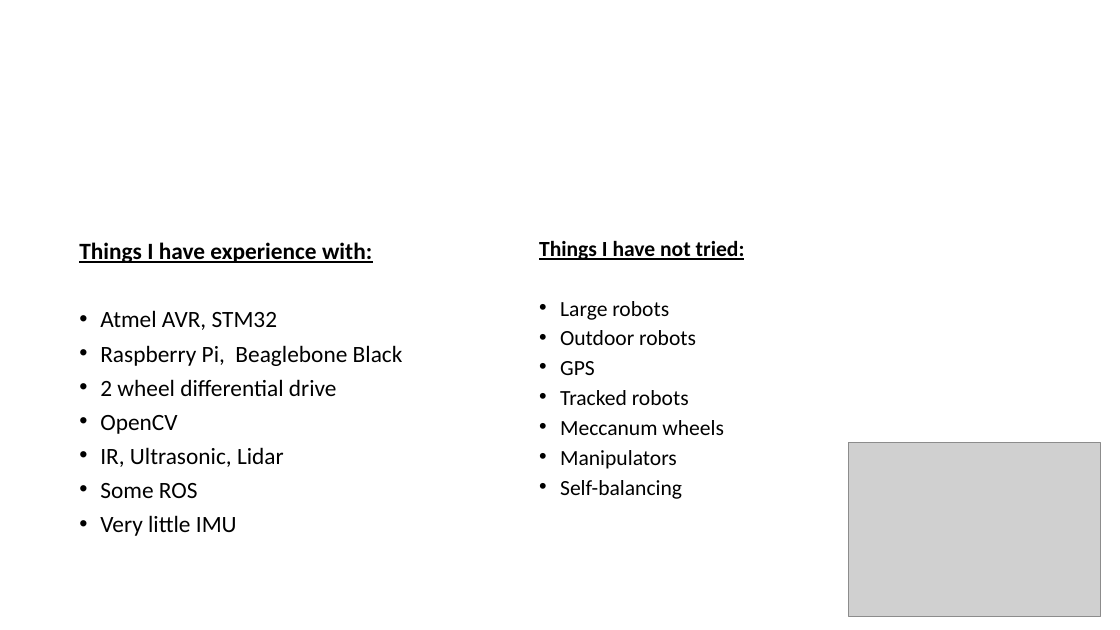
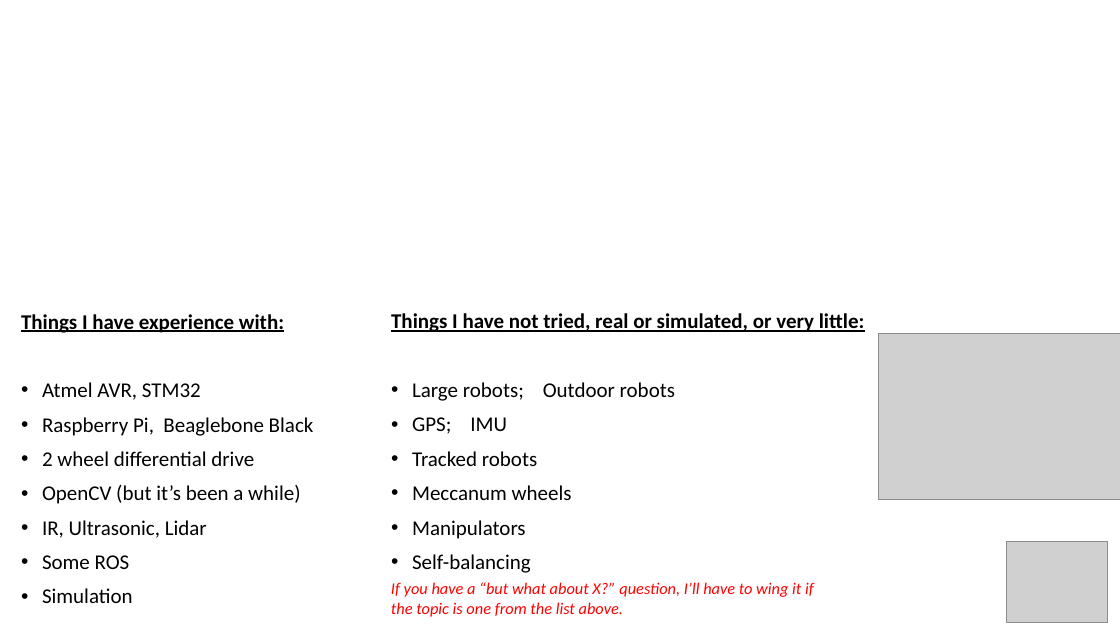
Before and after one commit to nettercm/simple_3pi_simulation, a slide deck: slide 2 of DPRG Monthly Meeting 2020-10-10.pptm (slide 16 before the commit). Drawn at 1120x630 pixels with LibreOffice and Linux fonts; fonts in the diff are those of the drawing; grey boxes stand for pictures. Boxes give left, top, right and bottom in pixels: in the first picture for what was removed or moved away, otherwise in the second. Text is boxed around its words. In the diff, an @@ line names an element or a change of style, - is before the commit and + after.

Commit message:
Updated the presentation....

```diff
--- a/DPRG Monthly Meeting 2020-10-10.pptm
+++ b/DPRG Monthly Meeting 2020-10-10.pptm
@@ text "Things I have experience with:": place and size @@
-text "Things I have experience with:" at [79, 242, 403, 536]
+text "Things I have experience with:" at [21, 314, 314, 603]
@@ text at [21, 314, 314, 569]: size 20 to 18 pt in "Things I have experience with:", "Atmel AVR, STM32", "Raspberry Pi, Beaglebone Black", "2 wheel differential drive" and 2 more places; line spacing 0.8 to 0.9 @@
@@ text "Things I have not tried, ...": place and size @@
-text "Things I have not tried, ..." at [539, 241, 745, 499]
+text "Things I have not tried, ..." at [391, 313, 865, 573]
@@ text at [391, 313, 865, 434]: text changed; size 18.5 to 18 pt; bold on @@
-Things I have not tried:
-• Large robots
-• Outdoor robots
-• GPS
+Things I have not tried, real or simulated, or very little:
+• Large robots; Outdoor robots
+• GPS; IMU
@@ picture: place and size @@
-picture at [849, 443, 1102, 617]
+picture at [879, 334, 1120, 500]
@@ text at [412, 451, 572, 573]: size 18.5 to 18 pt in "Tracked robots", "Meccanum wheels", "Manipulators", "Self-balancing"; line spacing 0.7 to 0.9 @@
@@ text at [42, 485, 300, 504]: text changed; size 20 to 18 pt @@
-• OpenCV
+• OpenCV (but it’s been a while)
@@ picture added at [1007, 541, 1108, 623] @@
@@ text at [42, 588, 133, 603]: text changed; size 20 to 18 pt @@
-• Very little IMU
+• Simulation
@@ text added at [391, 582, 814, 617], 14 pt, text #FF0000, italic @@
+If you have a “but what about X?” question, I’ll have to wing it if
+the topic is one from the list above.
```
Also in this commit, not shown: 7 other slides changed, 4 slides added, 1 slide removed.
